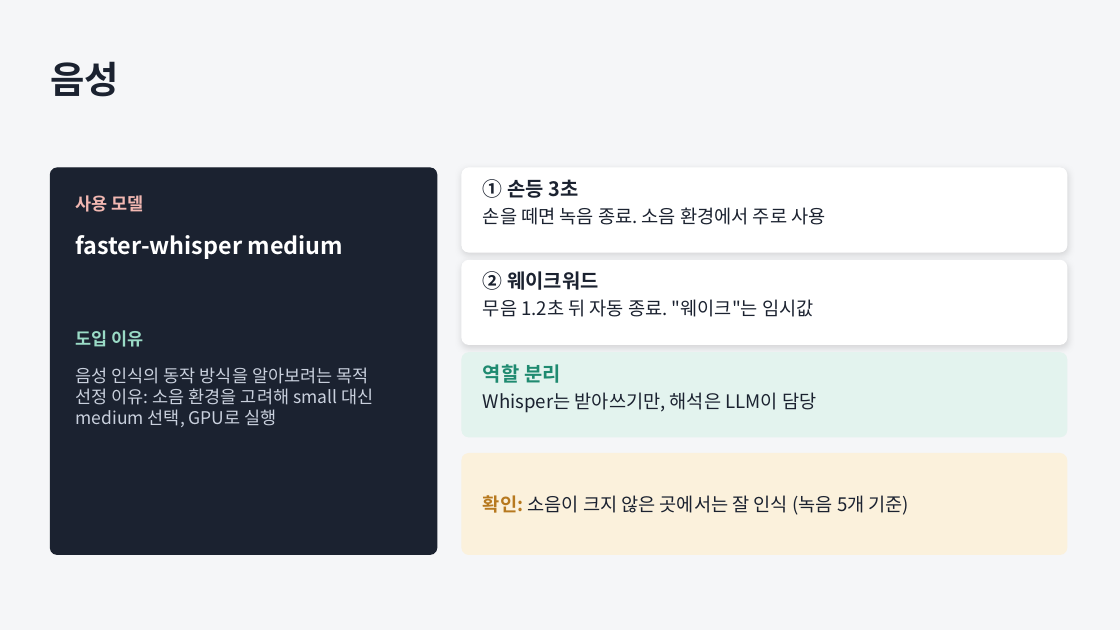
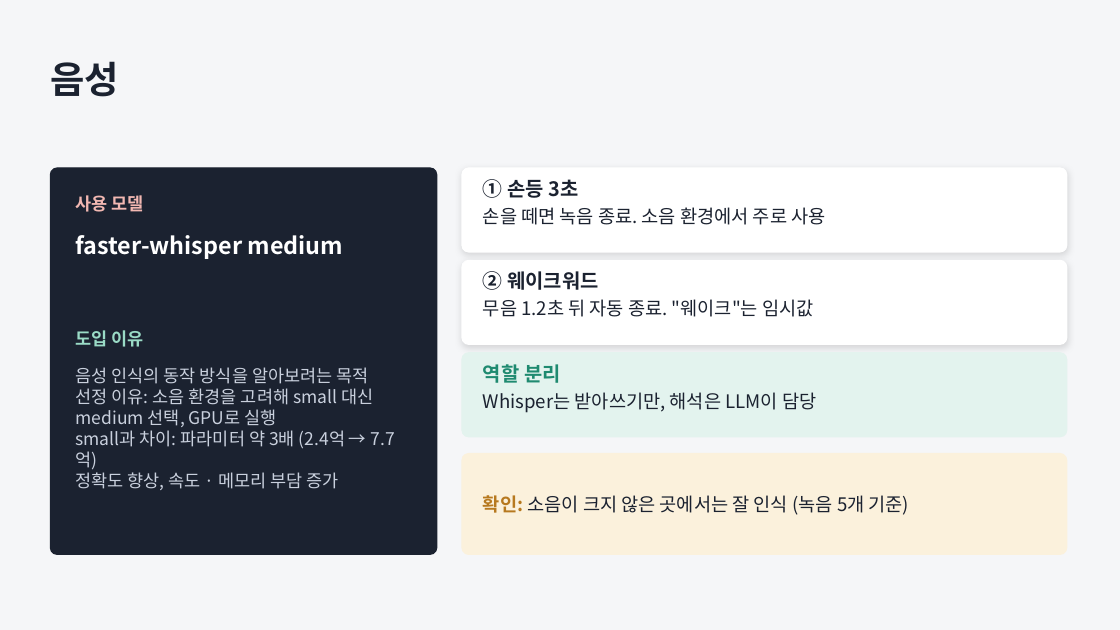
Before and after one commit to JungUH-0/JungPra, a slide deck: slide 8 of pythonpra/myproject/ppt/assistant_process.pptx. Drawn at 1120x630 pixels with LibreOffice and Linux fonts; fonts in the diff are those of the drawing. Boxes give left, top, right and bottom in pixels: in the first picture for what was removed or moved away, otherwise in the second. Text is boxed around its words. In the diff, an @@ line names an element or a change of style, - is before the commit and + after.

```diff
--- a/pythonpra/myproject/ppt/assistant_process.pptx
+++ b/pythonpra/myproject/ppt/assistant_process.pptx
@@ text at [76, 430, 394, 490]: paragraphs added @@
+small과 차이: 파라미터 약 3배 (2.4억 → 7.7억)
+정확도 향상, 속도 · 메모리 부담 증가
```
Also in this commit, not shown: 1 other slide changed, 3 other files.
